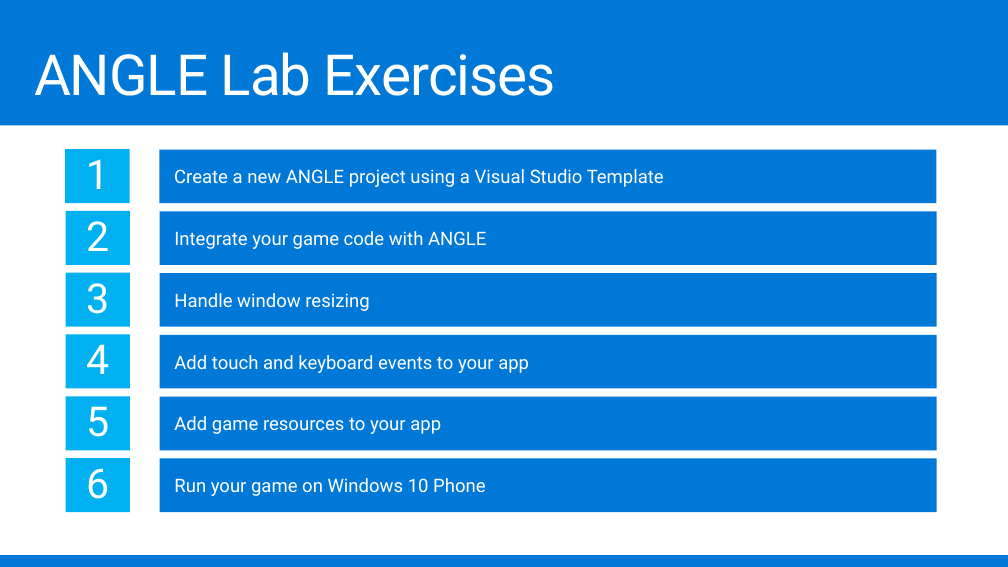
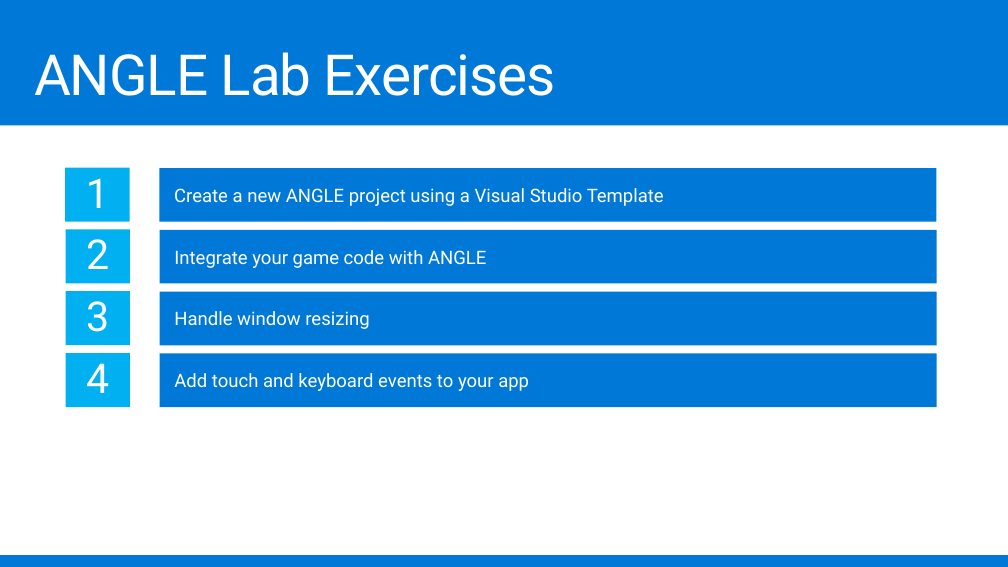
Before and after one commit to Microsoft-Build-2016/CodeLabs-GameDev-3-ANGLE, a slide deck: slide 9 of Presentation.pptx. Drawn at 1008x567 pixels with LibreOffice and Linux fonts; fonts in the diff are those of the drawing. Boxes give left, top, right and bottom in pixels: in the first picture for what was removed or moved away, otherwise in the second. Text is boxed around its words. In the diff, an @@ line names an element or a change of style, - is before the commit and + after.

Commit message:
updated slides with exercises

```diff
--- a/Presentation.pptx
+++ b/Presentation.pptx
@@ 8 rectangles: place and size @@
-8 rectangles at [65,149,936,388]
+8 rectangles at [65,168,936,407]
@@ rectangle removed at [65,397,130,451] @@
-5
@@ rectangle removed at [159,397,936,450] @@
-Add game resources to your app
@@ rectangle removed at [65,458,130,512] @@
-6
@@ rectangle removed at [159,458,936,511] @@
-Run your game on Windows 10 Phone
```
Also in this commit, not shown: 2 other slides changed, 6 slides added.
